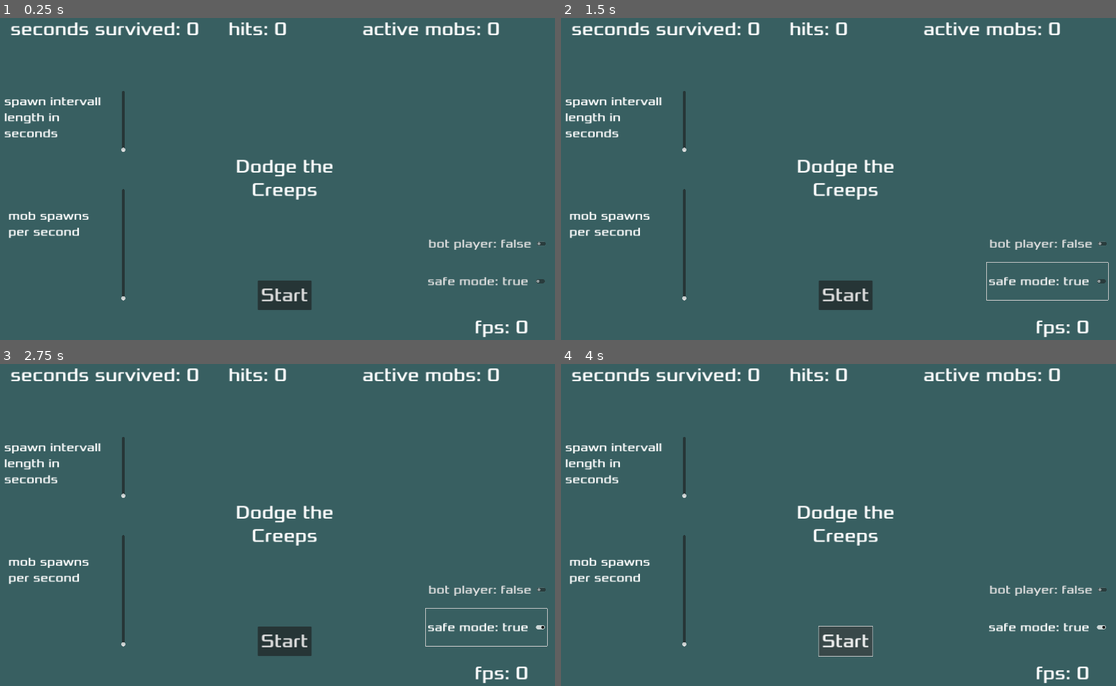
Above: before the commit, frames 1-4 (two rows, left to right).
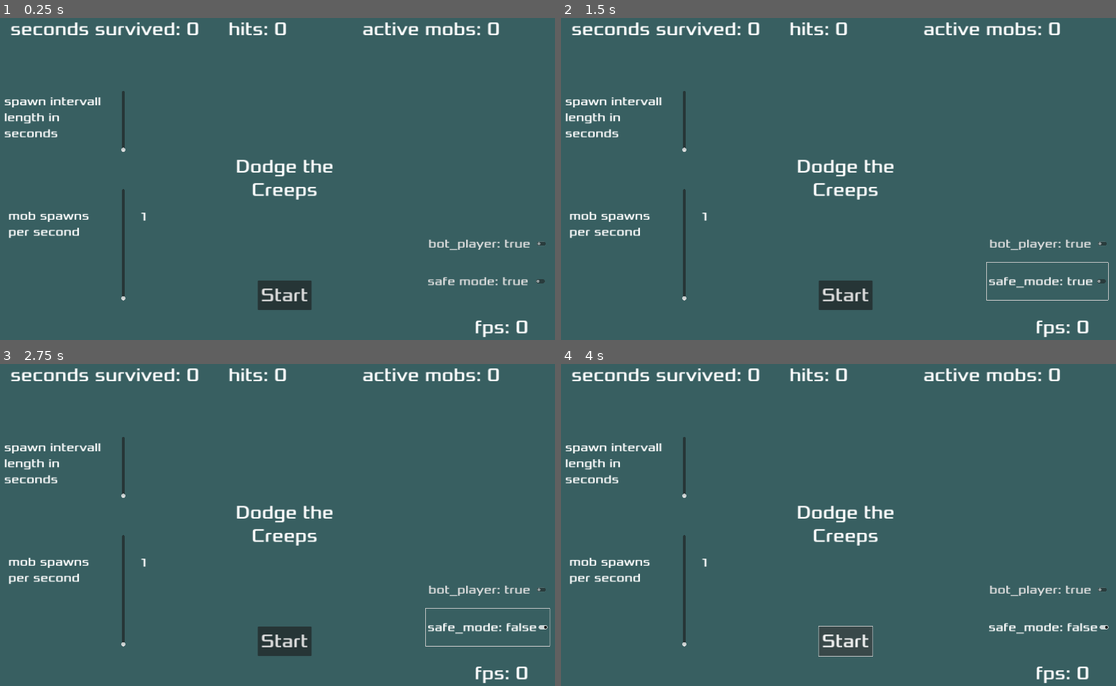
Above: after the commit, the same moments.

Repository: franziskusz/dodge-gds
Game: Godot game, scene res://Main.tscn
Two runs of this game, one before a commit and one after it. Both use one fixed random seed, a clock stepped at 60 frames per second and the inputs below.
Inputs:
- Up to frame 1 (0.25 s): no input
- Up to frame 2 (1.5 s): click "safe mode: true" at 0.5 s; click "safe mode: true" (after the commit: "safe_mode: false") at 1.25 s
- Up to frame 3 (2.75 s): click "safe mode: true" (after the commit: "safe_mode: true") at 2 s
- Up to frame 4 (4 s): click "Start" at 2.75 s; click "Start" at 3.5 s

The runs differ from the first frame. In frame 1, 0.2% of the frame differs, in the area x 25-96%, y 60-73%; in frame 2, 0.4%; in frame 3, 0.5%, in the area x 25-100%, y 60-88%; in frame 4, 0.5%.
Error before the commit: Invalid access to property or key 'safe_mode_switch' on a base object of type 'CanvasLayer (HUD.gd)'. (res://Main.gd:155)
Error after the commit: Invalid type in function 'connect' in base 'Signal'. Cannot convert argument 1 from Nil to Callable. (res://HUD.gd:89)

Commit message:
WIP update HUD.gd

Diff:
--- a/HUD.gd
+++ b/HUD.gd
@@ -1,6 +1,17 @@
 extends CanvasLayer
 
+var is_safe: bool = true
+var is_bot_player: bool = false
+
 signal start_game
+
+signal stop_game
+
+signal safe_mode_switch(is_safe: bool)
+
+signal bot_player_switch(is_bot_player: bool)
+
+signal mob_spawn_rate(mob_spawn_rate: int)
 
 func show_message(text):
 	$MessageLabel.text = text
@@ -13,18 +24,89 @@
 	await $MessageTimer.timeout
 	$MessageLabel.text = "Dodge the\nCreeps"
 	$MessageLabel.show()
-	await get_tree().create_timer(1).timeout
+	await get_tree().create_timer(2).timeout
 	$StartButton.show()
 
 
-func update_score(score):
-	$ScoreLabel.text = str(score)
+func update_score(score: int):
+	var label_text = "seconds survived: "
+	$ScoreLabel.text = label_text + str(score)
+
+func update_hits(hits: int):
+	var label_text = "hits: "
+	$HitLabel.text = label_text + str(hits)
+
+func update_mob_counter(mob_counter: int):
+	var label_text = "active mobs: "
+	$MobLabel.text = label_text + str(mob_counter)
+
+func update_fps(fps: float):
+	var label_text = "fps: "
+	$FramesLabel.text = label_text + str(fps)
 
 
 func _on_StartButton_pressed():
 	$StartButton.hide()
+	$StopButton.show()
+	$SafeModeSwitch.hide()
+	$MobSpawnSlider.hide()
+	$SpawnIntervallSlider.hide()
+	$BotPlayerSwitch.hide()
 	start_game.emit()
+
+func on_stop_button_pressed():
+	$StartButton.show()
+	$StopButton.hide()
+	$SafeModeSwitch.show()
+	$MobSpawnSlider.show()
+	$SpawnIntervallSlider.show()
+	$BotPlayerSwitch.show()
+	stop_game.emit()
 
 
 func _on_MessageTimer_timeout():
 	$MessageLabel.hide()
+
+func on_safe_mode_switch():
+	is_safe = !is_safe
+	emit_signal("safe_mode_switch", is_safe)
+	$SafeModeSwitch.text = "safe_mode: " + str(is_safe)
+
+func init_bot_player_switch():
+	$BotPlayerSwitch.connect("pressed", on_bot_player_switch())
+
+func on_bot_player_switch():
+	is_bot_player = !is_bot_player
+	emit_signal("bot_player_switch", is_bot_player)
+	$BotPlayerSwitch.text = "bot_player: "+ str(is_bot_player)
+
+func init_mob_spawn_slider():
+	$MobSpawnSlider.set_use_rounded_values(true)
+	$MobSpawnSlider.set_min(0.0)
+	$MobSpawnSlider.set_max(100.0)
+	$MobSpawnSlider.set_ticks_on_borders(true)
+
+	$MobSpawnSlider.value_changed.connect(update_mob_spawn_label(1.0))
+	update_mob_spawn_label(1.0)
+
+func update_mob_spawn_label(slider_value: float):
+	var mob_spawns = int(slider_value)
+	$MobSpawnSlider/SliderLabel.text = str(mob_spawns)
+
+func init_spawn_intervall_slider():
+	$SpawnIntervallSlider.set_use_rounded_values(true)
+	$SpawnIntervallSlider.set_min(1.0)
+	$SpawnIntervallSlider.set_max(60.0)
+	$SpawnIntervallSlider.set_ticks_on_borders(true)
+
+	$SpawnIntervallSlider.value_changed.connect(update_mob_spawn_label(1.0))
+	update_mob_spawn_label(1.0)
+
+func update_spawn_intervall_slider(slider_value: float):
+	var spawn_intervall_length = int(slider_value)
+	$SpawnIntervallSlider/SliderNumberLabel.text = str(spawn_intervall_length)
+
+func _ready():
+	init_mob_spawn_slider()
+	init_spawn_intervall_slider()
+	init_bot_player_switch()
--- a/HUD.tscn
+++ b/HUD.tscn
@@ -1,8 +1,7 @@
-[gd_scene load_steps=4 format=3 uid="uid://ccqoreueuxdb7"]
+[gd_scene load_steps=5 format=3 uid="uid://ccqoreueuxdb7"]
 
 [ext_resource type="Script" path="res://HUD.gd" id="1"]
-
-[ext_resource type="FontFile" uid="uid://df1xud6jy5gly" path="res://fonts/Xolonium-Regular.ttf" id="1_poxll"]
+[ext_resource type="FontFile" uid="uid://cit6gwe5px1q8" path="res://fonts/Xolonium-Regular.ttf" id="1_poxll"]
 
 [sub_resource type="InputEventAction" id="InputEventAction_fopy7"]
 action = &"start_game"
--- a/Main.gd
+++ b/Main.gd
@@ -3,15 +3,15 @@
 const FPS_LOWER_LIMIT: float = 20.0
 @export var mob_scene: PackedScene
 @export var player_position: Vector2
-@export var is_safe: bool
-var score: int
-var hits: int
-var mob_counter: int
-var frames: int
-var fps: float
-var mob_spawns_per_second: int
-var spawn_intervall_length: int
-var wave_size: int
+@export var is_safe: bool = true
+var score: int = 0
+var hits: int = 0
+var mob_counter: int = 0
+var frames: int = 0
+var fps: float = 0.0
+var mob_spawns_per_second: int = 1
+var spawn_intervall_length: int = 1
+var wave_size: int = 0
 
 signal safe_mode_shutdown()
 
